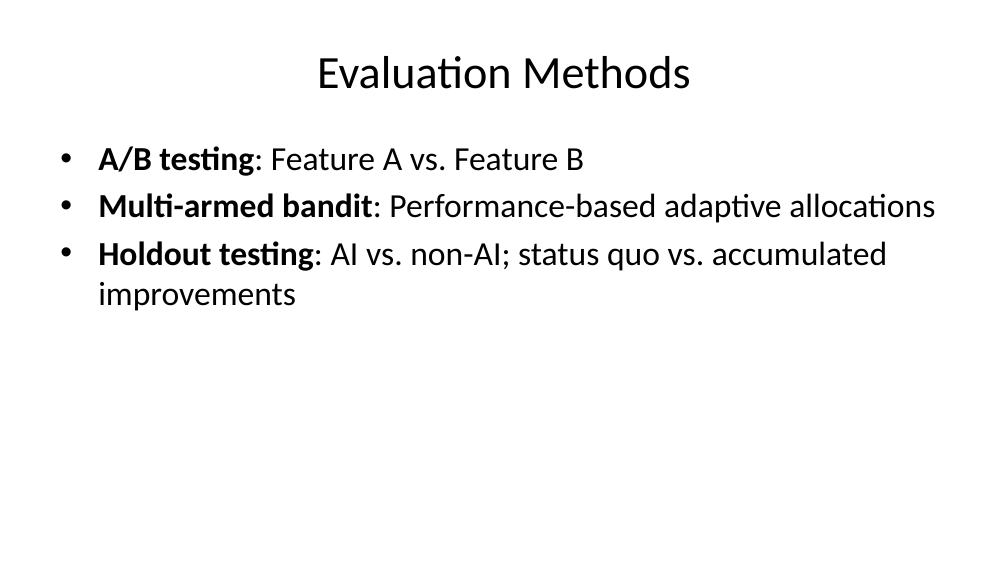
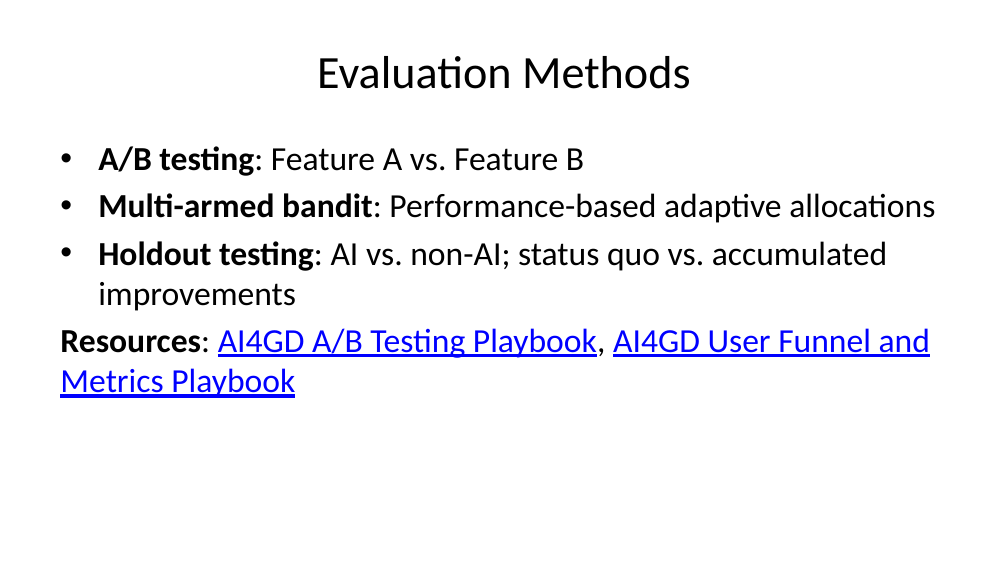
Before and after one commit to littlehifive/taf-ai-eval-pre, a slide deck: slide 46 of presentation/ai_eval_presentation.pptx (slide 44 before the commit). Drawn at 1008x567 pixels with LibreOffice and Linux fonts; fonts in the diff are those of the drawing. Boxes give left, top, right and bottom in pixels: in the first picture for what was removed or moved away, otherwise in the second. Text is boxed around its words. In the diff, an @@ line names an element or a change of style, - is before the commit and + after.

```diff
--- a/presentation/ai_eval_presentation.pptx
+++ b/presentation/ai_eval_presentation.pptx
@@ text at [60, 328, 930, 398]: paragraph added @@
+Resources: AI4GD A/B Testing Playbook, AI4GD User Funnel and Metrics Playbook
```
Also in this commit, not shown: 23 other slides changed, 4 slides added, 1 slide removed, 6 other files.
